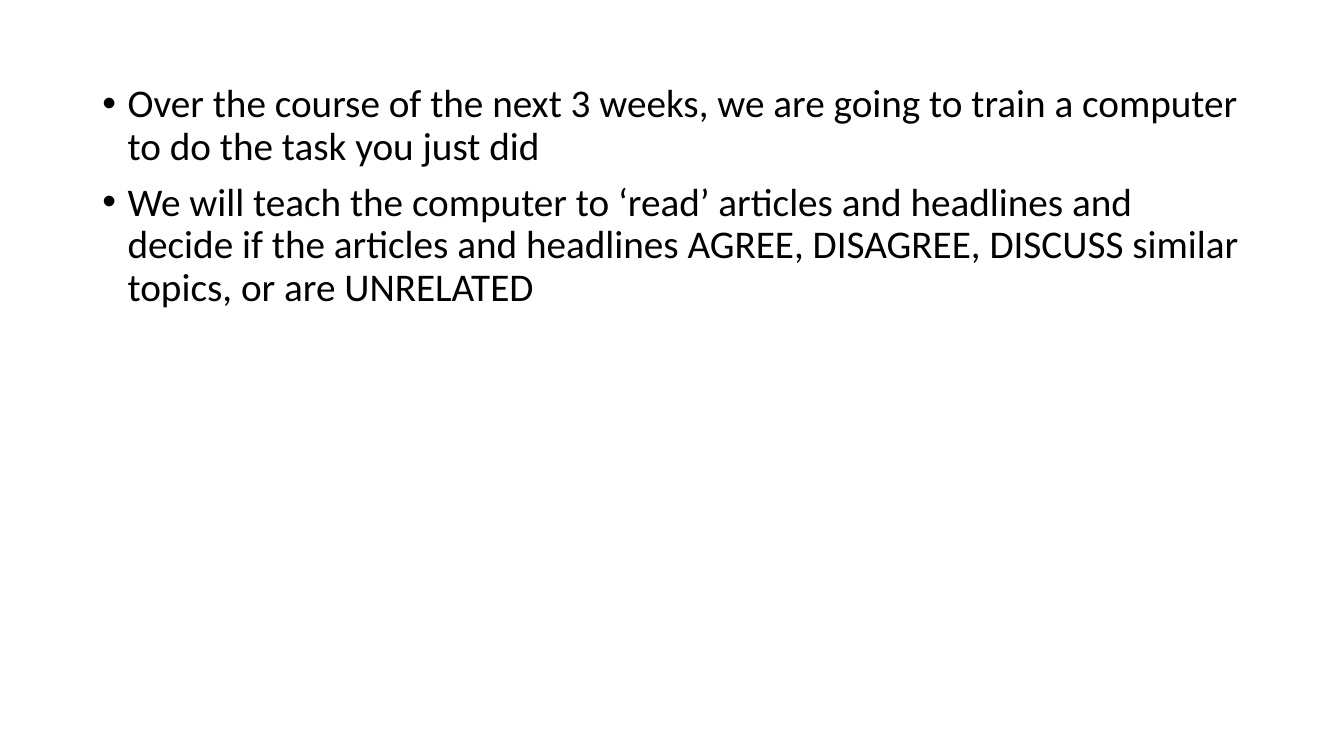
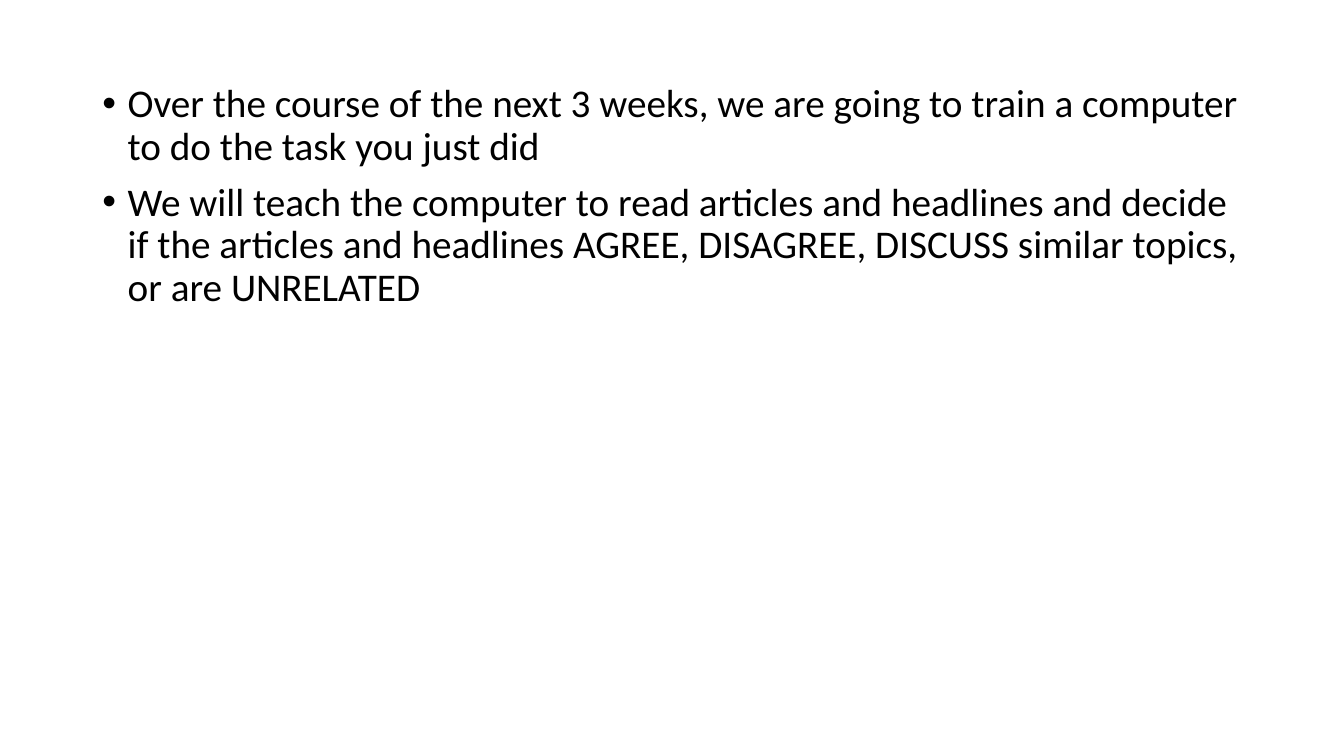
Before and after one commit to cchen23/AI4ALL_NLP, a slide deck: slide 15 of Slides/Day2_NLP_FakeNewsChallenge.pptx. Drawn at 1344x756 pixels with LibreOffice and Linux fonts; fonts in the diff are those of the drawing. Boxes give left, top, right and bottom in pixels: in the first picture for what was removed or moved away, otherwise in the second. Text is boxed around its words. In the diff, an @@ line names an element or a change of style, - is before the commit and + after.

```diff
--- a/Slides/Day2_NLP_FakeNewsChallenge.pptx
+++ b/Slides/Day2_NLP_FakeNewsChallenge.pptx
@@ text at bbox=[128, 188, 1238, 302]: text changed @@
-• We will teach the computer to ‘read’ articles and headlines and decide if the articles and headlines AGREE, DISAGREE, DISCUSS similar topics, or are UNRELATED
+• We will teach the computer to read articles and headlines and decide if the articles and headlines AGREE, DISAGREE, DISCUSS similar topics, or are UNRELATED
```
Also in this commit, not shown: 2 other slides changed, 1 slide added.
